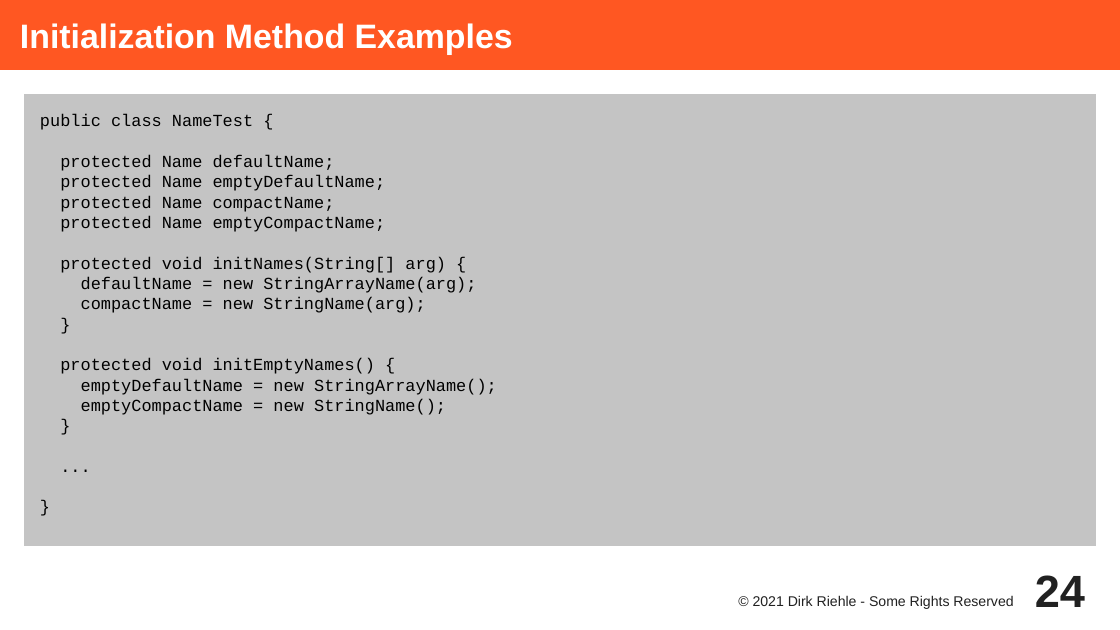
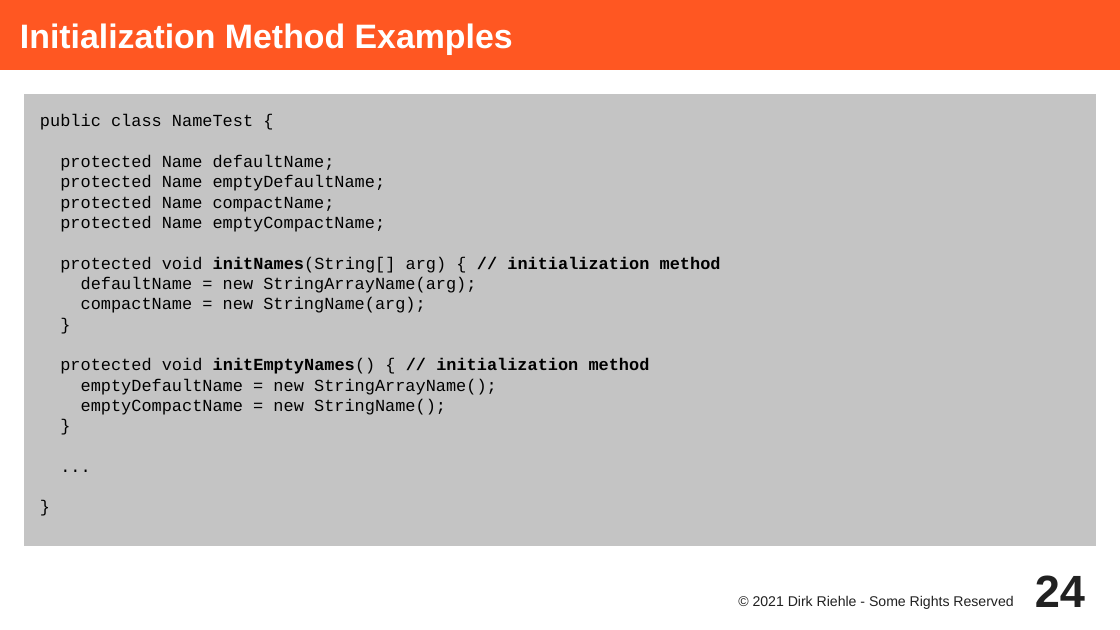
Before and after one commit to dirkriehle/adap-course, a slide deck: slide 24 of Lecture Slides/ADAP C01 - Method Types and Properties.odp. Drawn at 1120x630 pixels with LibreOffice and Linux fonts; fonts in the diff are those of the drawing. Boxes give left, top, right and bottom in pixels: in the first picture for what was removed or moved away, otherwise in the second. Text is boxed around its words. In the diff, an @@ line names an element or a change of style, - is before the commit and + after.

Commit message:
Fixed left-overs from initial slides, sorry...

```diff
--- a/Lecture Slides/ADAP C01 - Method Types and Properties.odp
+++ b/Lecture Slides/ADAP C01 - Method Types and Properties.odp
@@ text at (60,256,721,273): text changed; bold on @@
-protected void initNames(String[] arg) {
+protected void initNames(String[] arg) { // initialization method
@@ text at (60,358,650,374): text changed; bold on @@
-protected void initEmptyNames() {
+protected void initEmptyNames() { // initialization method
```
Also in this commit, not shown: 15 other slides changed, 13 other files.
